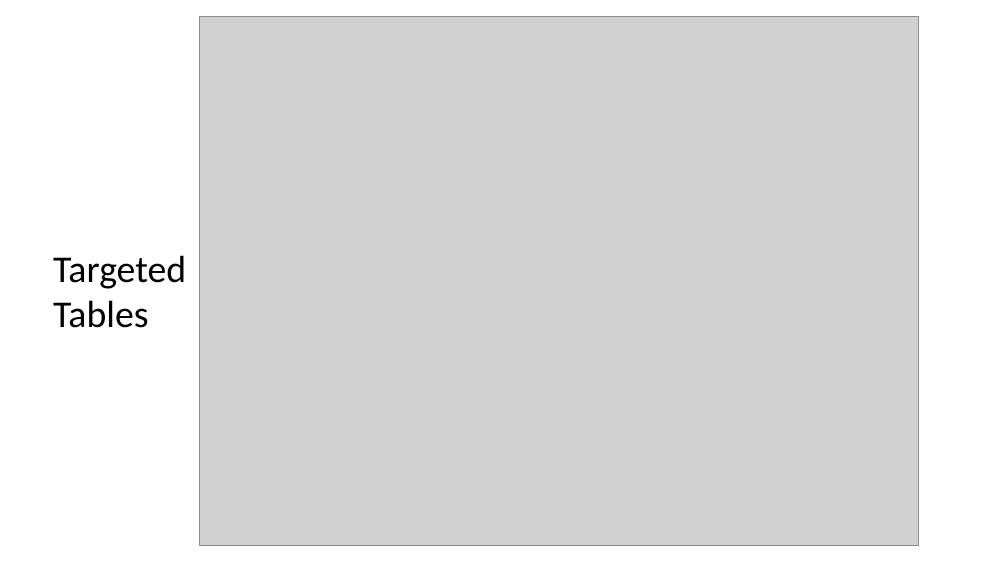
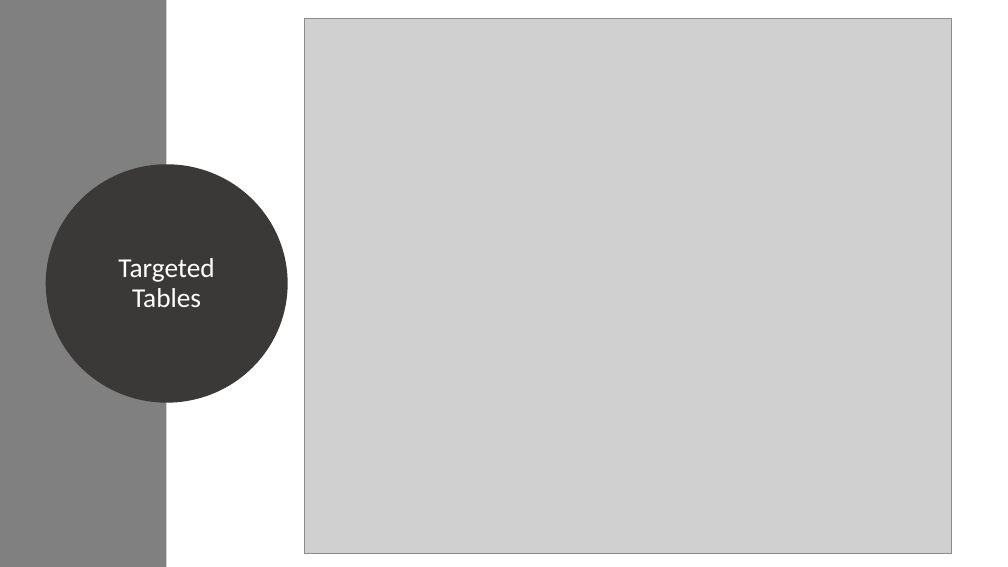
Before and after one commit to dniedermier-cscc/Scrum-Lords-Capstone-2018, a slide deck: slide 6 of Presentation/ScrumLords_Capstone.pptx (slide 7 before the commit). Drawn at 1008x567 pixels with LibreOffice and Linux fonts; fonts in the diff are those of the drawing; grey boxes stand for pictures. Boxes give left, top, right and bottom in pixels: in the first picture for what was removed or moved away, otherwise in the second. Text is boxed around its words. In the diff, an @@ line names an element or a change of style, - is before the commit and + after.

```diff
--- a/Presentation/ScrumLords_Capstone.pptx
+++ b/Presentation/ScrumLords_Capstone.pptx
@@ rectangle added at box(0, 0, 166, 567), fill #808080 @@
@@ picture: place and size @@
-picture at box(199, 17, 918, 545)
+picture at box(305, 18, 951, 553)
@@ ellipse "Targeted Tables": place and size @@
-ellipse "Targeted Tables" at box(53, 255, 186, 328)
+ellipse "Targeted Tables" at box(53, 172, 281, 395)
@@ ellipse "Targeted Tables" at box(53, 172, 281, 395): size 36 to 26 pt, text colour #000000 to #FFFFFF; alignment left to centre; line spacing 1 to 0.9; more space between paragraphs; vertical alignment top to middle; fill none to #3B3838; outline none to #3B3838 13.75 pt @@
```
Also in this commit, not shown: 6 other slides changed, 8 slides added, 5 slides removed.
